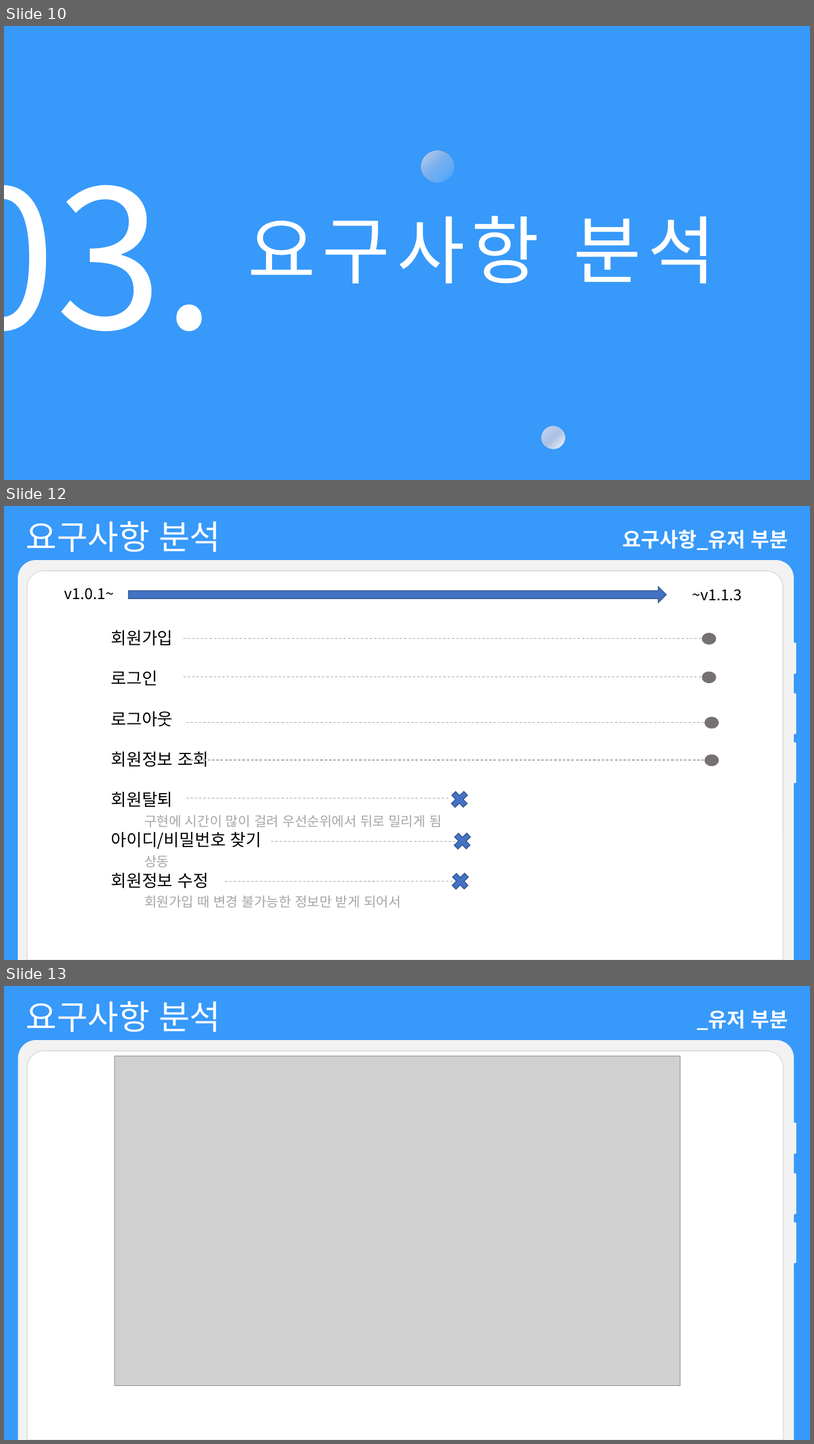
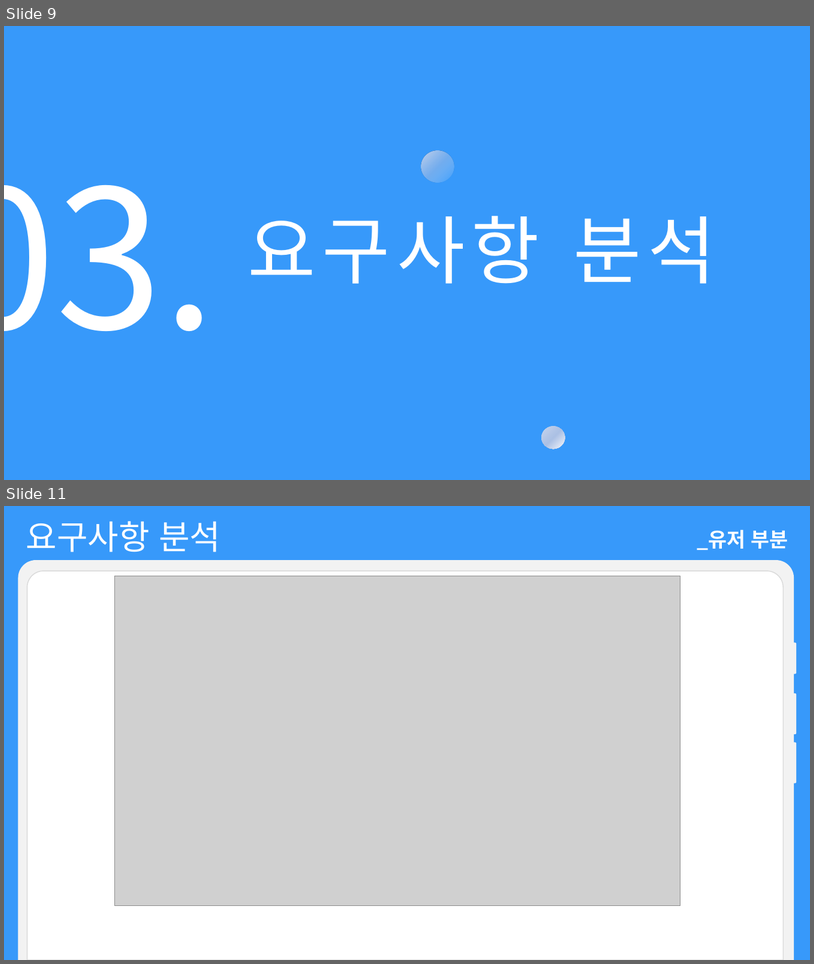
Before and after one commit to choign3123/SE_7, a slide deck: 발표/소프트웨어공학 발표_gn.pptx. Shown one above the other, each under a label of ours: slides 10, 12 and 13 before the commit, slides 9 and 11 after it; the slides between them are not shown. The pictures are 814x1444 and 814x964 pixels, drawn with LibreOffice and Linux fonts; fonts in the diff are those of the drawing; grey boxes stand for pictures. Boxes give left, top, right and bottom in pixels: in the first picture for what was removed or moved away, otherwise in the second. Text is boxed around its words. In the diff, an @@ line names an element or a change of style, - is before the commit and + after.

```diff
--- a/발표/소프트웨어공학 발표_gn.pptx
+++ b/발표/소프트웨어공학 발표_gn.pptx
@@ slide 12 removed at (4,506,810,960), background #3799FA @@
@@ text removed at (26,521,221,552) @@
-요구사항 분석
@@ text removed at (623,529,788,550) @@
-요구사항_유저 부분
@@ group removed at (18,560,797,960): 5 round same rects @@
@@ text removed at (64,588,114,600) @@
-v1.0.1~
@@ right arrow removed at (129,586,667,602) @@
@@ text removed at (692,589,742,601) @@
-~v1.1.3
@@ text removed at (111,630,442,907) @@
-회원가입
-로그인
-로그아웃
-회원정보 조회
-회원탈퇴
-구현에 시간이 많이 걸려 우선순위에서 뒤로 밀리게 됨
-아이디/비밀번호 찾기
-상동
-회원정보 수정
-회원가입 때 변경 불가능한 정보만 받게 되어서
@@ line removed from (183, 639) to (711, 639) @@
@@ ellipse removed at (703,633,717,645) @@
@@ line removed from (183, 677) to (711, 677) @@
@@ ellipse removed at (703,671,717,682) @@
@@ ellipse removed at (705,717,720,728) @@
@@ line removed from (186, 723) to (714, 723) @@
@@ ellipse removed at (705,754,720,766) @@
@@ line removed from (186, 760) to (714, 760) @@
@@ plus sign removed at (444,783,476,816) @@
@@ line removed from (186, 798) to (449, 798) @@
@@ plus sign removed at (447,825,479,857) @@
@@ line removed from (272, 841) to (464, 841) @@
@@ plus sign removed at (444,865,477,897) @@
@@ line removed from (225, 881) to (461, 881) @@
@@ what was slide 10 is now slide 9 @@
@@ what was slide 13 is now slide 11 @@
```
Also in this commit, not shown: 3 slides changed, 23 other slides removed, 2 other files.
